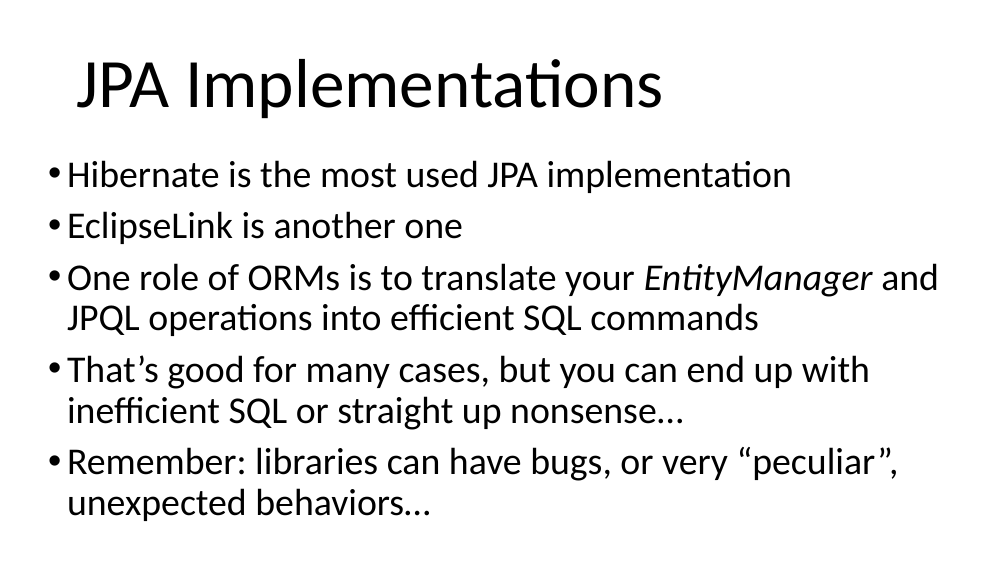
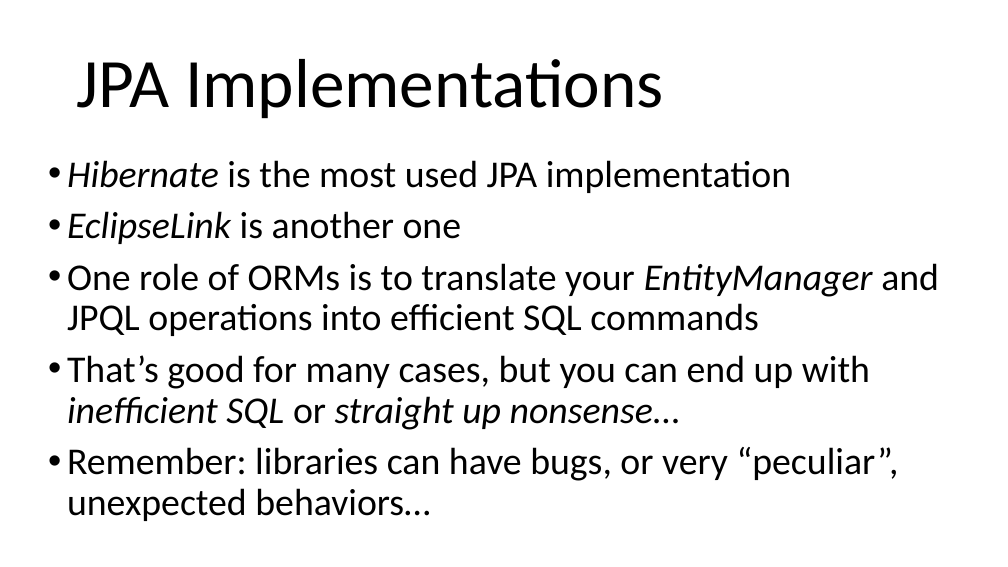
Before and after one commit to arcuri82/testing_security_development_enterprise_systems, a slide deck: slide 11 of doc/intro/slides/lesson_03_jpa.pptx (slide 9 before the commit). Drawn at 1008x567 pixels with LibreOffice and Linux fonts; fonts in the diff are those of the drawing. Boxes give left, top, right and bottom in pixels: in the first picture for what was removed or moved away, otherwise in the second. Text is boxed around its words. In the diff, an @@ line names an element or a change of style, - is before the commit and + after.

```diff
--- a/doc/intro/slides/lesson_03_jpa.pptx
+++ b/doc/intro/slides/lesson_03_jpa.pptx
@@ text at <box>67,160,870,430</box>: italic on in "Hibernate", "EclipseLink", "inefficient SQL straight up nonsense…" @@
```
Also in this commit, not shown: 2 slides added, 2 other files.
